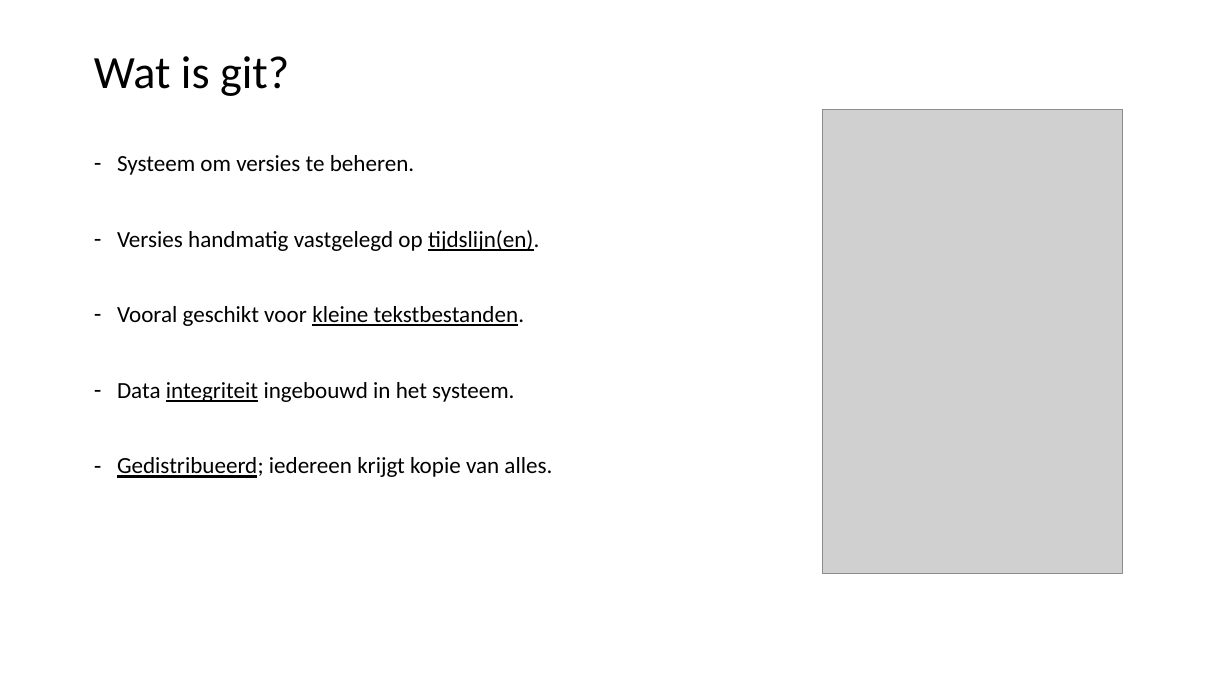
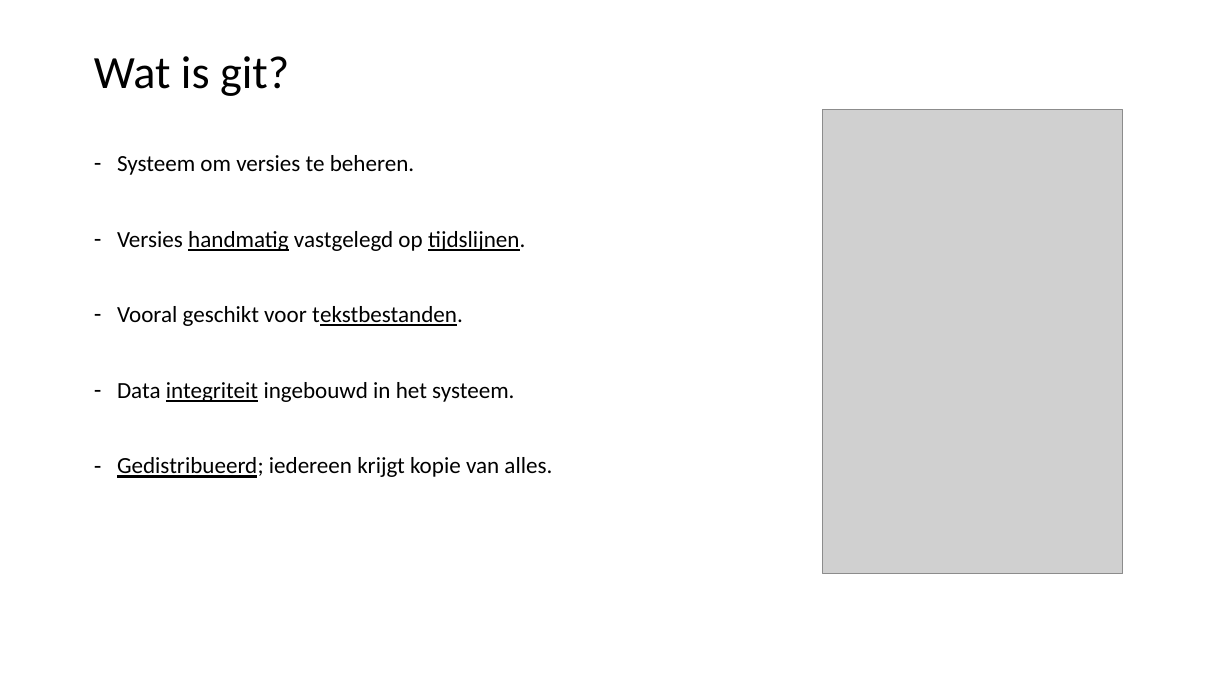
Before and after one commit to LFKoning/knowledge-sharing, a slide deck: slide 4 of git_course/1_basics/git_basic.pptx. Drawn at 1232x693 pixels with LibreOffice and Linux fonts; fonts in the diff are those of the drawing; grey boxes stand for pictures. Boxes give left, top, right and bottom in pixels: in the first picture for what was removed or moved away, otherwise in the second. Text is boxed around its words. In the diff, an @@ line names an element or a change of style, - is before the commit and + after.

```diff
--- a/git_course/1_basics/git_basic.pptx
+++ b/git_course/1_basics/git_basic.pptx
@@ text at (117, 231, 525, 326): text changed @@
-– Versies handmatig vastgelegd op tijdslijn(en).
-– Vooral geschikt voor kleine tekstbestanden.
+– Versies handmatig vastgelegd op tijdslijnen.
+– Vooral geschikt voor tekstbestanden.
```
Also in this commit, not shown: 11 other slides changed, 1 slide added, 2 slides removed.
